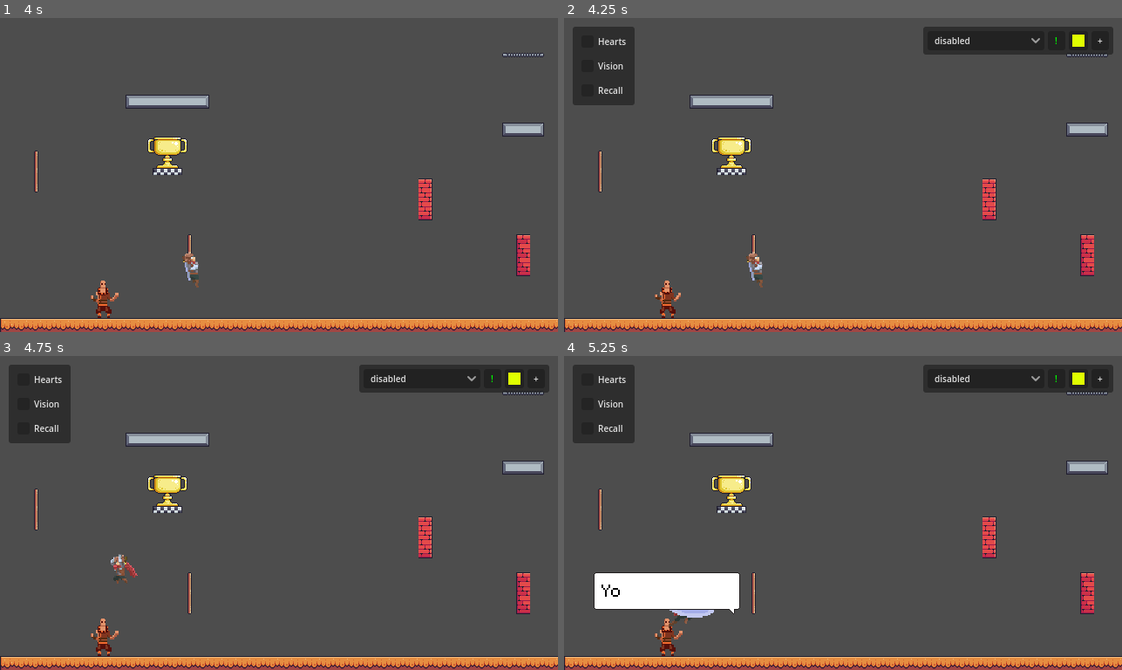
Above: before the commit, frames 1-4 (two rows, left to right).
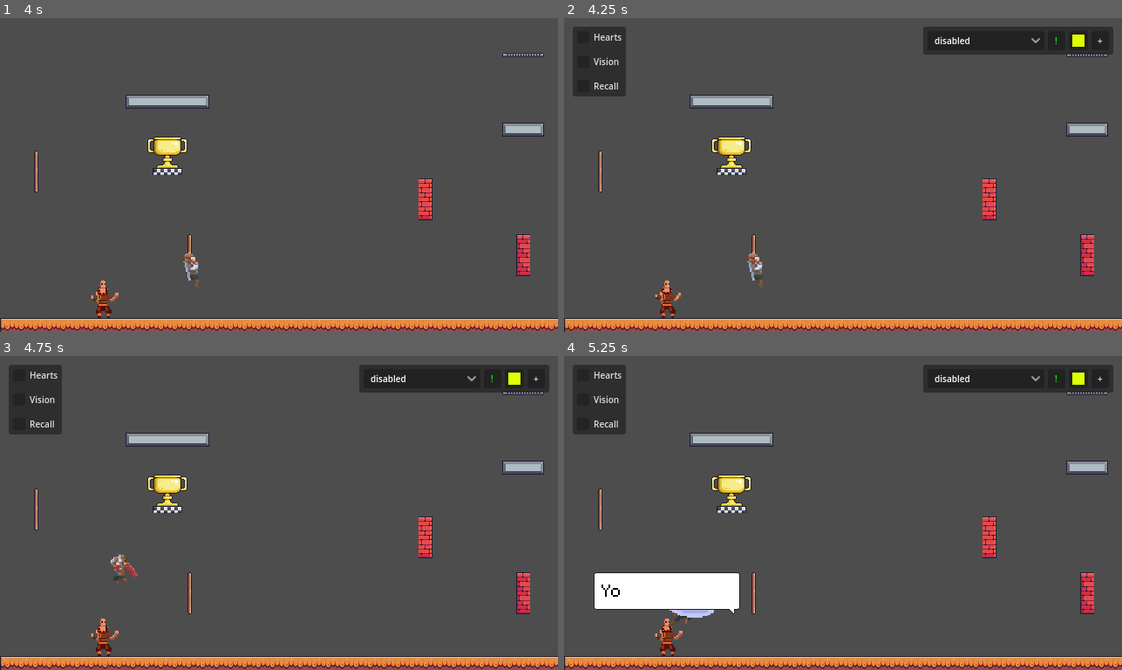
Above: after the commit, the same moments.

Repository: DeVelox/Niro
Game: Godot game, scene res://main.tscn
The game is run twice, just before and just after one commit, with the same random seed, the same clock (stepped at 60 frames per second) and the same inputs.
Inputs:
- Up to frame 1 (4 s): hold D (right) 0.53-2.03 s; tap Shift (dash) at 0.6, 2.1, 3.6 s; tap Space (jump) at 0.77, 1.52, 3.02, 3.77 s; tap F (interact) at 1.35, 2.85 s; hold A (left) 2.03-2.78 s; hold D (right) from 2.78 s (still down)
- Up to frame 2 (4.25 s): keep holding D (right); tap F4 (debug) at 4.15 s
- Up to frame 3 (4.75 s): release D (right) at 4.28 s; hold A (left) from 4.28 s (still down); tap F (interact) at 4.35 s; tap Space (jump) at 4.52 s
- Up to frame 4 (5.25 s): release A (left) at 5.03 s; hold D (right) from 5.03 s (still down); tap Shift (dash) at 5.1 s

Frame 1 is identical in both runs. In frame 2, 1.0% of the frame differs, in the area x 1-73%, y 2-28%; in frame 3, 1.0%; in frame 4, 1.0%.

Commit message:
Debug overlay highlight

Diff:
--- a/player/player.gd
+++ b/player/player.gd
@@ -501,9 +501,7 @@
 
 
 func debug_color(property: String, invert: bool, color: Color) -> void:
-	var state: bool
-	if get(property):
-		state = get(property)
+	var state = get(property)
 	if invert:
 		state = not state
 	if state:
--- a/prefabs/debug.tscn
+++ b/prefabs/debug.tscn
@@ -31,10 +31,6 @@
 
 [node name="MarginContainer" type="MarginContainer" parent="MarginContainer/DebugUpgrades"]
 layout_mode = 2
-theme_override_constants/margin_left = 5
-theme_override_constants/margin_top = 5
-theme_override_constants/margin_right = 5
-theme_override_constants/margin_bottom = 5
 
 [node name="VBoxContainer" type="VBoxContainer" parent="MarginContainer/DebugUpgrades/MarginContainer"]
 layout_mode = 2
--- a/prefabs/debug_path.tscn
+++ b/prefabs/debug_path.tscn
@@ -1,28 +1,6 @@
 [gd_scene load_steps=2 format=3 uid="uid://cchy0rr2gfcal"]
 
-[sub_resource type="GDScript" id="GDScript_slgwo"]
-script/source = "extends Node2D
-
-@export_range(0.0, 1.0) var opacity: float = 0.5
-var path : Array[Vector2]
-var pos : Vector2
-@onready var player: Player = $\"../Player\"
-
-# Called when the node enters the scene tree for the first time.
-func _ready() -> void:
-	modulate.a = opacity
-	path.append(player.global_position)
-
-# Called every frame. 'delta' is the elapsed time since the previous frame.
-func _process(_delta: float) -> void:
-	pos = player.global_position
-	if path.back() != pos:
-		path.append(pos)
-		queue_redraw()
-
-func _draw():
-	draw_polyline(path, Color.GREEN, 2)
-"
+[ext_resource type="Script" path="res://prefabs/debug_path.gd" id="1_xikk7"]
 
 [node name="DebugPath" type="Node2D"]
-script = SubResource("GDScript_slgwo")
+script = ExtResource("1_xikk7")
--- a/prefabs/menu_row.gd
+++ b/prefabs/menu_row.gd
@@ -26,6 +26,19 @@
 # Called every frame. 'delta' is the elapsed time since the previous frame.
 func _process(_delta: float) -> void:
 	player.debug_color(selected, inverted, tint)
+	_highlight()
+
+
+func _highlight() -> void:
+	var color: Color = Color.GREEN
+	var state = player.get(selected)
+	if inverted:
+		color = Color.RED
+		state = not state
+	if state:
+		menu.set("theme_override_colors/font_color", color)
+	else:
+		menu.set("theme_override_colors/font_color", Color.WHITE)
 
 
 func _on_menu_item_selected(index: int) -> void:
